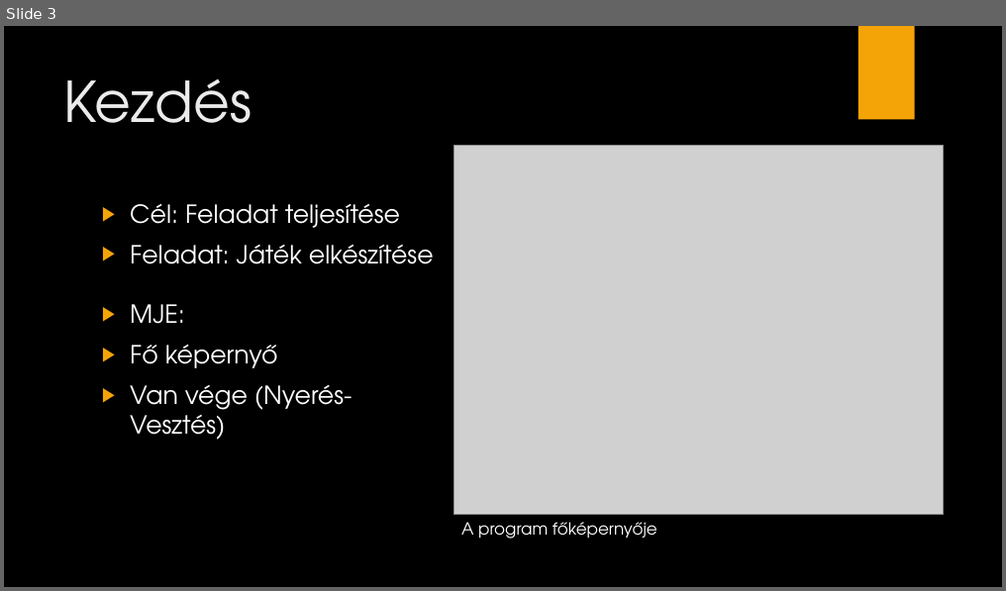
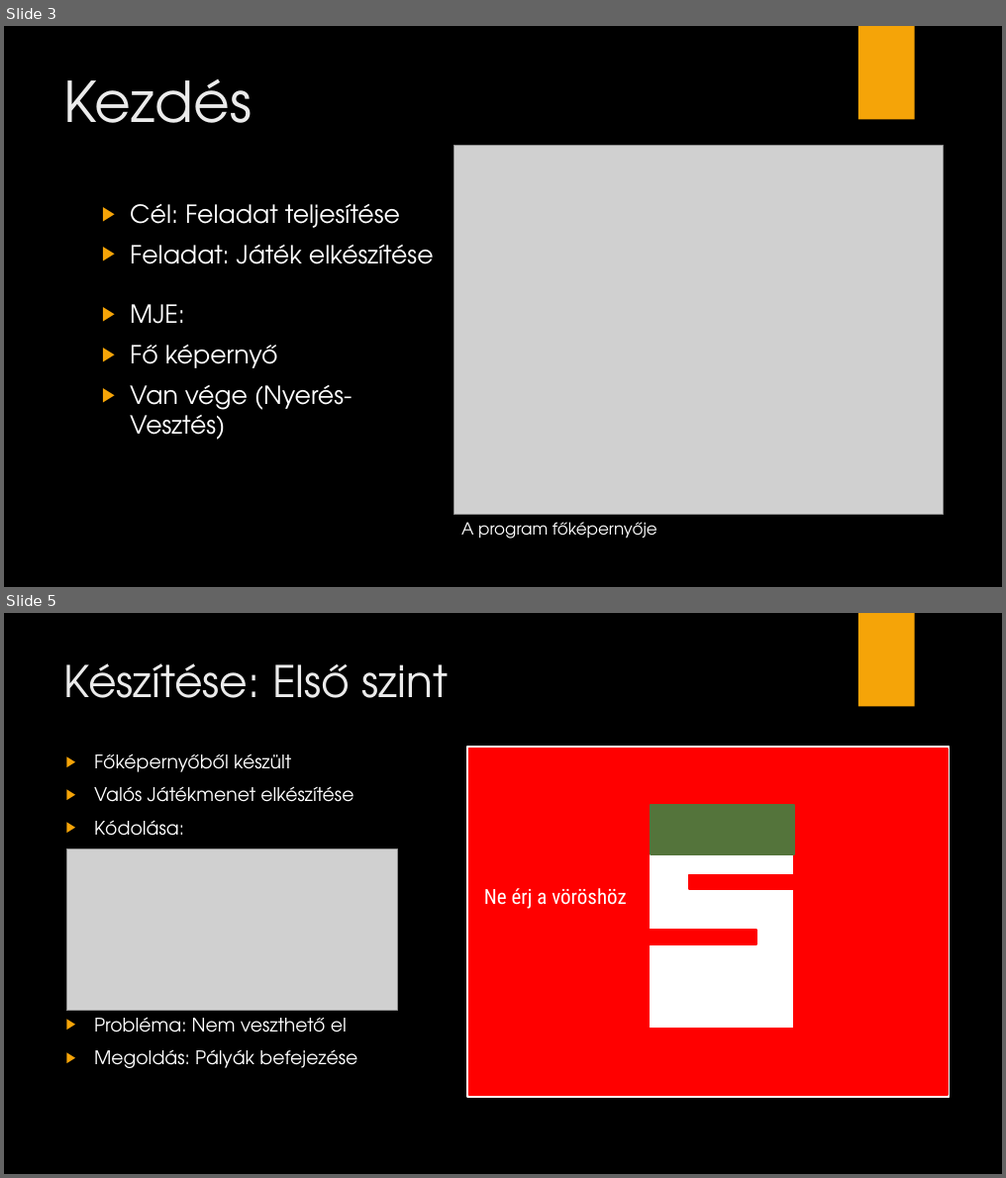
Before and after one commit to kecskeszsoltistvan/OrdogEsPokol, a slide deck: Ne érj a piroshoz.pptx. Shown one above the other, each under a label of ours: slide 3 before the commit, slides 3 and 5 after it; the slides between them are not shown. The pictures are 1006x591 and 1006x1178 pixels, drawn with LibreOffice and Linux fonts; fonts in the diff are those of the drawing; grey boxes stand for pictures; background and template pictures are left out. Boxes give left, top, right and bottom in pixels: in the first picture for what was removed or moved away, otherwise in the second. Text is boxed around its words. In the diff, an @@ line names an element or a change of style, - is before the commit and + after.

```diff
--- a/Ne érj a piroshoz.pptx
+++ b/Ne érj a piroshoz.pptx
@@ slide 5 added at (4, 613, 1002, 1174), background picture (left out); not listed: 1 template element that a slide beside it also shows @@
@@ title added at (64, 663, 449, 698), 42 pt, text #EBEBEB @@
+Készítése: Első szint
@@ text added at (94, 754, 357, 1068), 18 pt, text #FFFFFF @@
+▶ Főképernyőből készült
+▶ Valós Játékmenet elkészítése
+▶ Kódolása:
+▶ Probléma: Nem veszthető el
+▶ Megoldás: Pályák befejezése
@@ rectangle added at (467, 747, 949, 1097), fill #FFFFFF, outline #FFFFFF 1.5 pt @@
@@ rectangle added at (469, 749, 947, 804), fill #FF0000, outline #FF0000 1.5 pt @@
@@ rectangle added at (469, 787, 648, 1028), fill #FF0000, outline #FF0000 1.5 pt @@
@@ rectangle added at (650, 805, 795, 855), fill #54743B, outline #54743B 1.5 pt @@
@@ rectangle added at (795, 799, 948, 1039), fill #FF0000, outline #FF0000 1.5 pt @@
@@ picture added at (66, 850, 397, 1011) @@
@@ rectangle added at (689, 875, 798, 890), fill #FF0000, outline #FF0000 1.5 pt @@
@@ text added at (484, 888, 627, 909), 20 pt, text #FFFFFF @@
+Ne érj a vöröshöz
@@ rectangle added at (648, 931, 757, 946), fill #FF0000, outline #FF0000 1.5 pt @@
@@ rectangle added at (469, 1029, 947, 1095), fill #FF0000, outline #FF0000 1.5 pt @@
```
Also in this commit, not shown: 5 other slides added, 1 slide removed.
